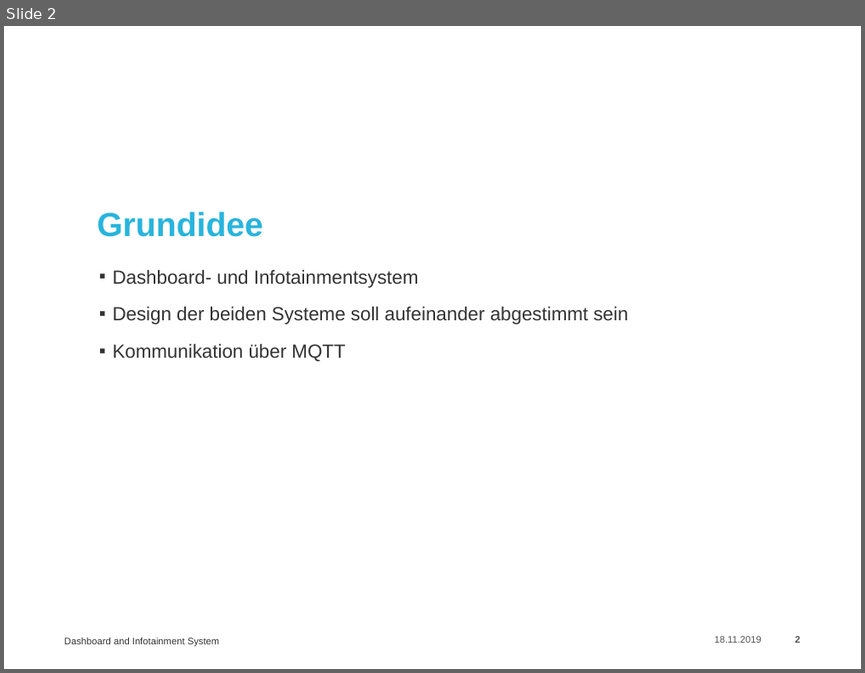
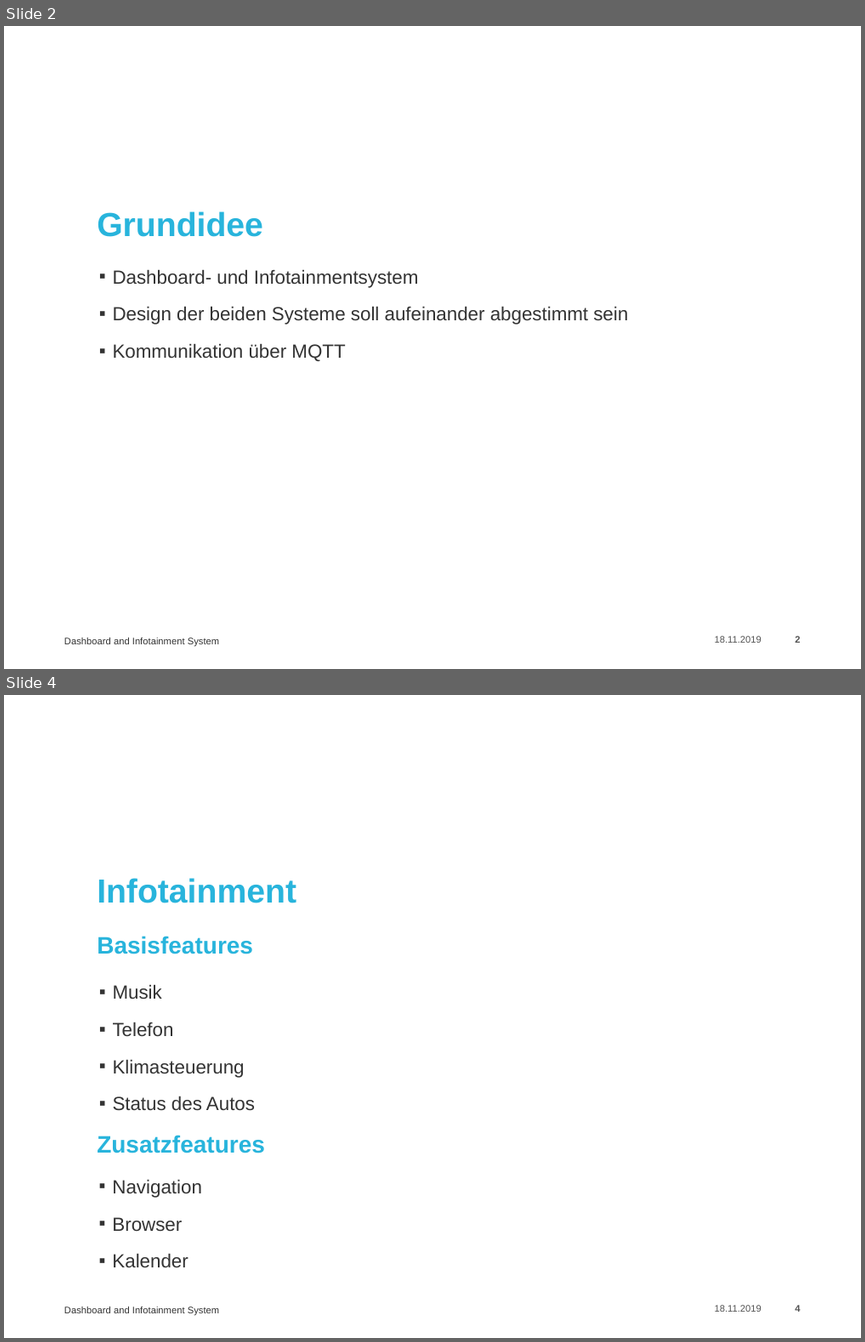
Before and after one commit to Garzuuhl/DAIS, a slide deck: Konzeptpapier/Konzept_DAIS.pptx. Shown one above the other, each under a label of ours: slide 2 before the commit, slides 2 and 4 after it; the slides between them are not shown. The pictures are 865x673 and 865x1342 pixels, drawn with LibreOffice and Linux fonts; fonts in the diff are those of the drawing; background and template pictures are left out. Boxes give left, top, right and bottom in pixels: in the first picture for what was removed or moved away, otherwise in the second. Text is boxed around its words. In the diff, an @@ line names an element or a change of style, - is before the commit and + after.

```diff
--- a/Konzeptpapier/Konzept_DAIS.pptx
+++ b/Konzeptpapier/Konzept_DAIS.pptx
@@ slide 4 added at bbox=[4, 695, 861, 1338], background #FFFFFF; not listed: 3 template elements that a slide beside it also shows @@
@@ text added at bbox=[97, 878, 296, 903], 28 pt, text #28B4DC, bold @@
+Infotainment
@@ title added at bbox=[97, 936, 253, 954], 20 pt, text #28B4DC, bold @@
+Basisfeatures
@@ text added at bbox=[113, 984, 255, 1111], 16 pt, text #333333 @@
+▪ Musik
+▪ Telefon
+▪ Klimasteuerung
+▪ Status des Autos
@@ text added at bbox=[97, 1134, 265, 1153], 20 pt, text #28B4DC, bold @@
+Zusatzfeatures
@@ text added at bbox=[112, 1179, 202, 1267], 16 pt, text #333333 @@
+▪ Navigation
+▪ Browser
+▪ Kalender
```
Also in this commit, not shown: 1 slide changed, 4 other slides added, 2 slides removed.
